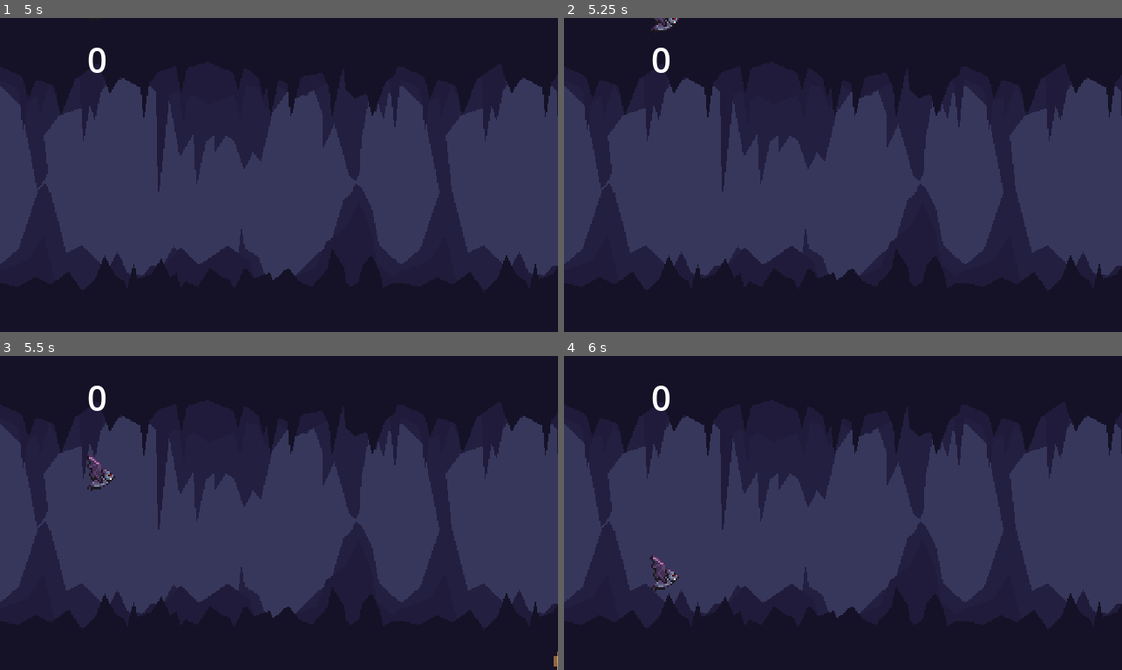
Above: before the commit, frames 1-4 (two rows, left to right).
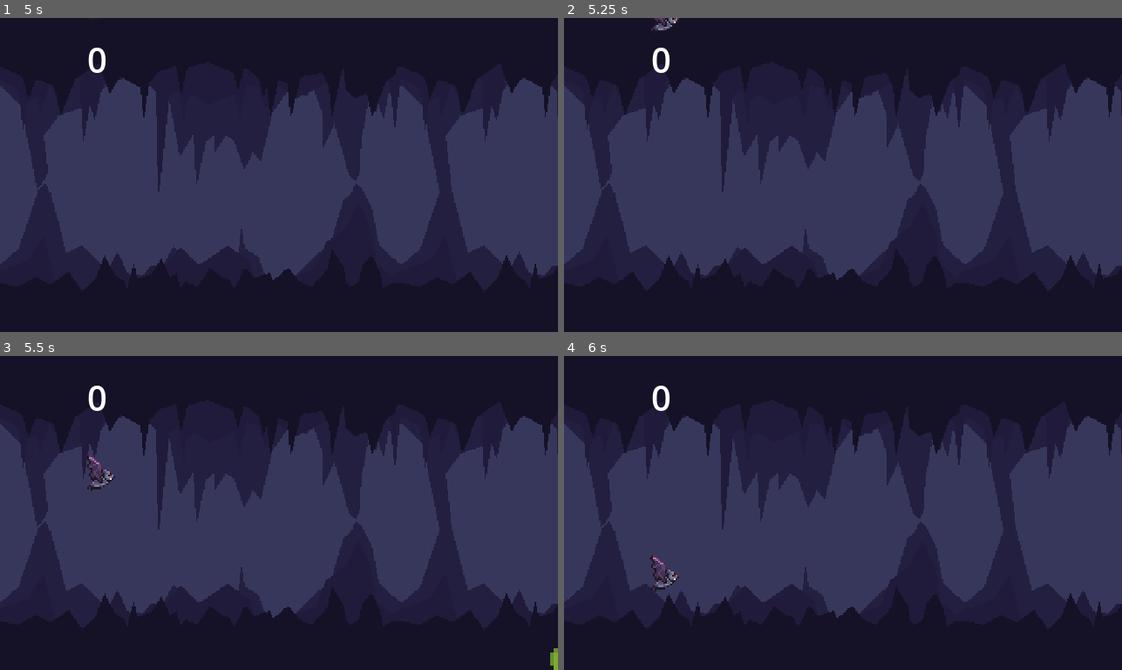
Above: after the commit, the same moments.

Repository: carver07/flappy-bat
Game: Godot game, scene res://Scenes/main.tscn
Same seed, same stepped clock (60 frames per second), same inputs: the game is played once before the commit and once after it.
Inputs:
- Up to frame 1 (5 s): tap Space (Flap) at 0.77, 1.07, 1.52, 1.82, 3.02, 3.32, 3.77, 4.07, 4.52, 4.82 s
- Up to frame 2 (5.25 s): no input
- Up to frame 3 (5.5 s): no input
- Up to frame 4 (6 s): no input

Frames 1-2 are identical in both runs. In frame 3, less than 0.1% of the frame differs, in the area x 98-100%, y 93-100%; in frame 4, nothing differs.

Commit message:
made change

Diff:
--- a/Scripts/bat.gd
+++ b/Scripts/bat.gd
@@ -21,5 +21,5 @@
 
 
 func _on_visible_on_screen_notifier_2d_screen_exited() -> void:
-	### ADD COMMENT ABOUT WHAT THIS CODE DOES
+	### this shows when you get a point
 	get_tree().call_deferred("reload_current_scene")
--- a/Scripts/main.gd
+++ b/Scripts/main.gd
@@ -20,10 +20,12 @@
 	var sm_scale = 4 - st_scale + modifiers.pick_random()
 	oi.position.x = vp_width
 
-	### ADD COMMENT ABOUT WHAT THIS CODE DOES
+	### This neutralizes you after you get hit by a rock
+	if oi.get_child_count() > 0:
+		oi.get_child(0).scale = Vector2(st_scale,st_scale)
+		oi.get_child(0).get_child(0).frame = randi_range(0,3)
 
-
-	### ADD COMMENT ABOUT WHAT THIS CODE DOES
+	### This respawns you after you get hit b y a rock
 	if oi.get_child_count() > 1:
 		oi.get_child(1).scale = Vector2(sm_scale,sm_scale)
 		oi.get_child(1).get_child(0).frame = randi_range(0,3)
